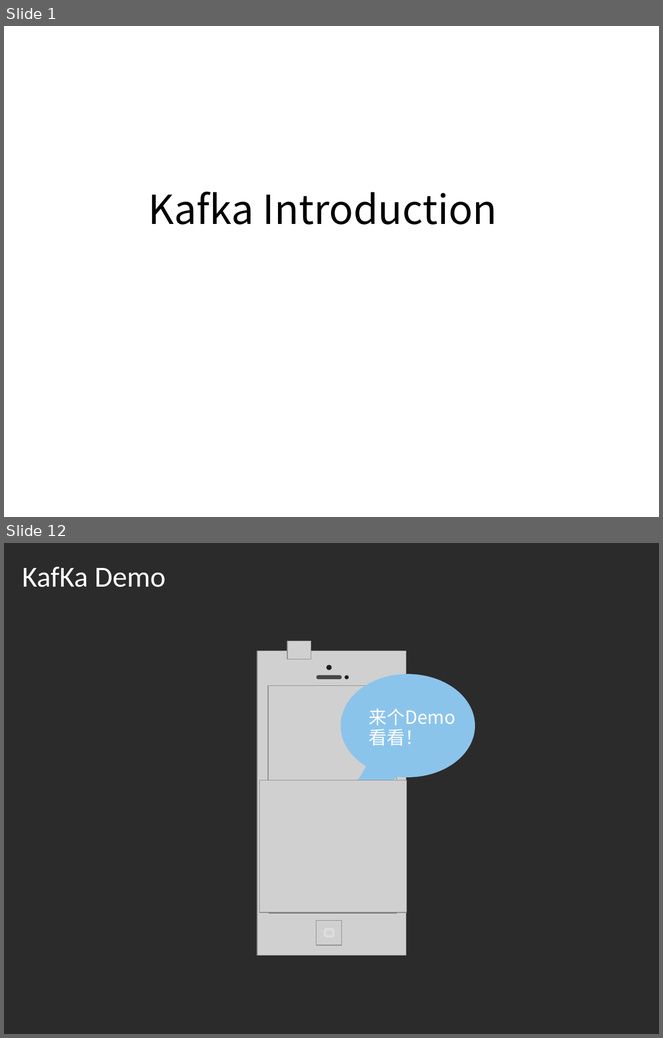
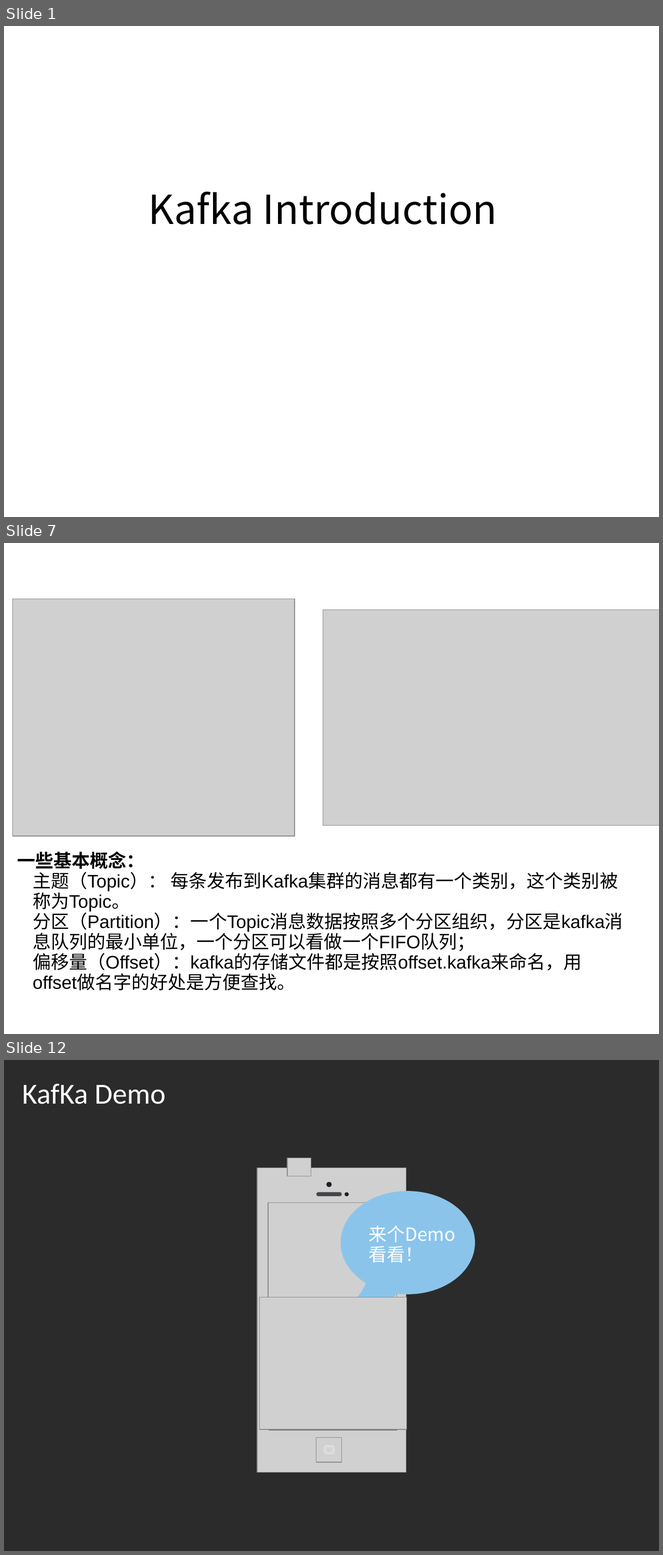
Before and after one commit to kurtishu/KurtisHu.github.io, a slide deck: remote/Kafka Introduction.ppt. Shown one above the other, each under a label of ours: slides 1 and 12 before the commit, slides 1, 7 and 12 after it; the slides between them are not shown. The pictures are 663x1038 and 663x1555 pixels, drawn with LibreOffice and Linux fonts; fonts in the diff are those of the drawing; grey boxes stand for pictures; background and template pictures are left out; a plain dark background stands for a picture behind light text. Boxes give left, top, right and bottom in pixels: in the first picture for what was removed or moved away, otherwise in the second. Text is boxed around its words. In the diff, an @@ line names an element or a change of style, - is before the commit and + after.

```diff
--- a/remote/Kafka Introduction.ppt
+++ b/remote/Kafka Introduction.ppt
@@ slide 7 added at bbox=[4, 543, 659, 1034], background picture (left out) @@
@@ title added at bbox=[16, 550, 402, 589], 28 pt, text #FFFFFF @@
+Kafka相关术语介绍 - 架构
@@ picture added at bbox=[12, 599, 295, 836] @@
@@ picture added at bbox=[323, 610, 659, 826] @@
@@ text added at bbox=[17, 851, 623, 991], 20 pt, text #000000 @@
+一些基本概念：
+• 主题（Topic）： 每条发布到Kafka集群的消息都有一个类别，这个类别被称为Topic。
+• 分区（Partition）：一个Topic消息数据按照多个分区组织，分区是kafka消息队列的最小单位，一个分区可以看做一个FIFO队列；
+• 偏移量（Offset）：kafka的存储文件都是按照offset.kafka来命名，用offset做名字的好处是方便查找。
```
Also in this commit, not shown: 5 slides changed, 5 other slides added, 5 slides removed.
